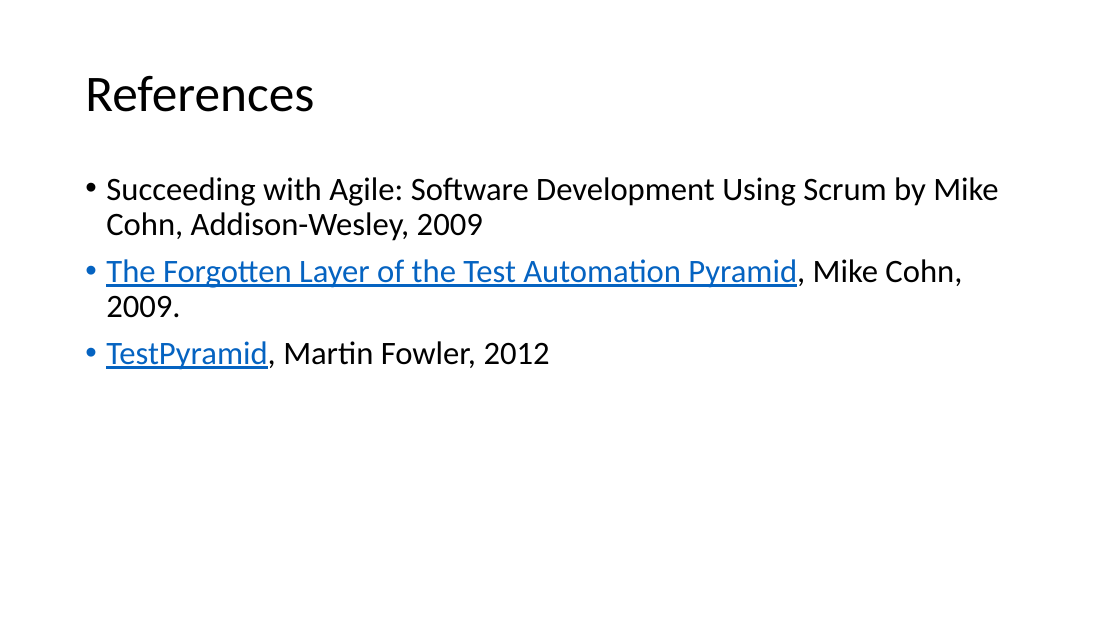
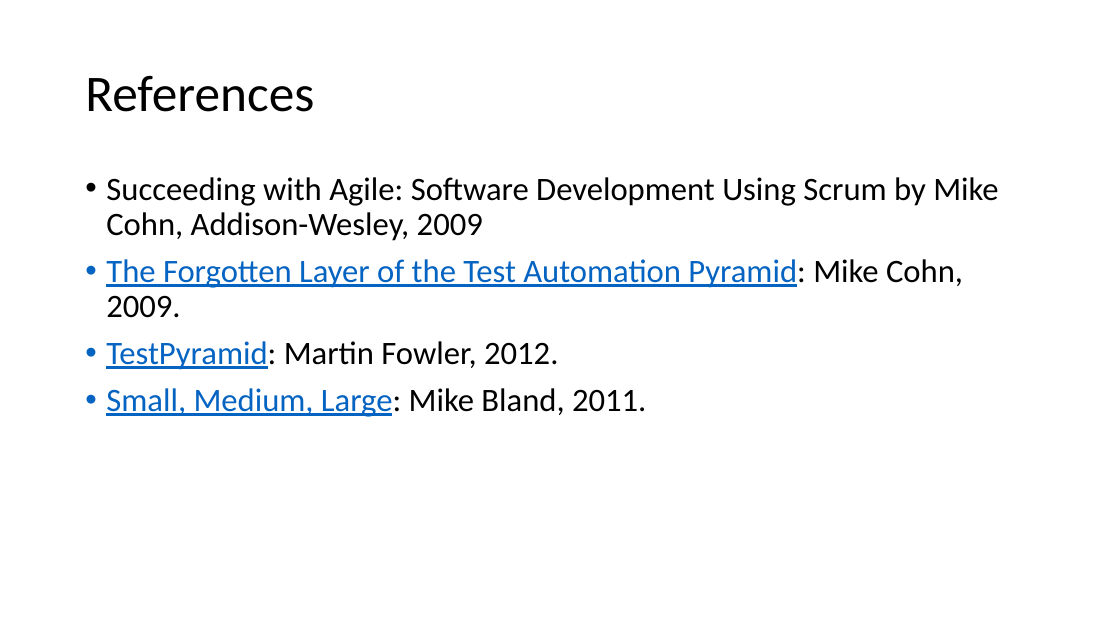
Before and after one commit to weaverj/testpyramidexample, a slide deck: slide 14 of Test Pyramid Presentation.pptx (slide 16 before the commit). Drawn at 1120x630 pixels with LibreOffice and Linux fonts; fonts in the diff are those of the drawing; background and template pictures are left out. Boxes give left, top, right and bottom in pixels: in the first picture for what was removed or moved away, otherwise in the second. Text is boxed around its words. In the diff, an @@ line names an element or a change of style, - is before the commit and + after.

```diff
--- a/Test Pyramid Presentation.pptx
+++ b/Test Pyramid Presentation.pptx
@@ text at box(106, 259, 963, 417): text changed @@
-• The Forgotten Layer of the Test Automation Pyramid, Mike Cohn, 2009.
-• TestPyramid, Martin Fowler, 2012
+• The Forgotten Layer of the Test Automation Pyramid: Mike Cohn, 2009.
+• TestPyramid: Martin Fowler, 2012.
+• Small, Medium, Large: Mike Bland, 2011.
```
Also in this commit, not shown: 4 other slides changed, 2 slides added, 4 slides removed.
